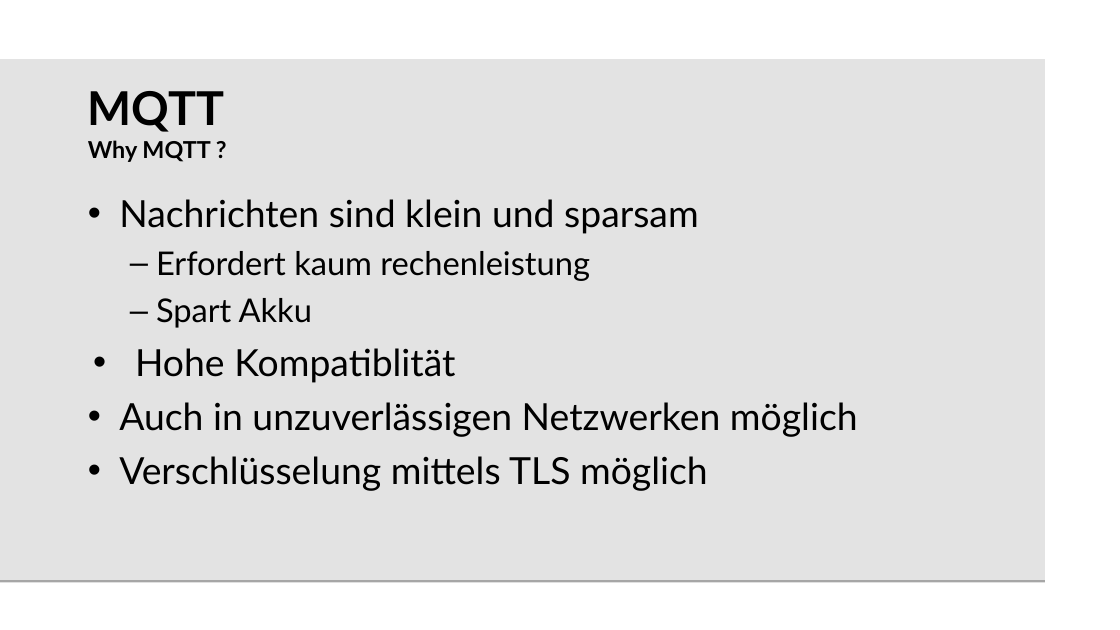
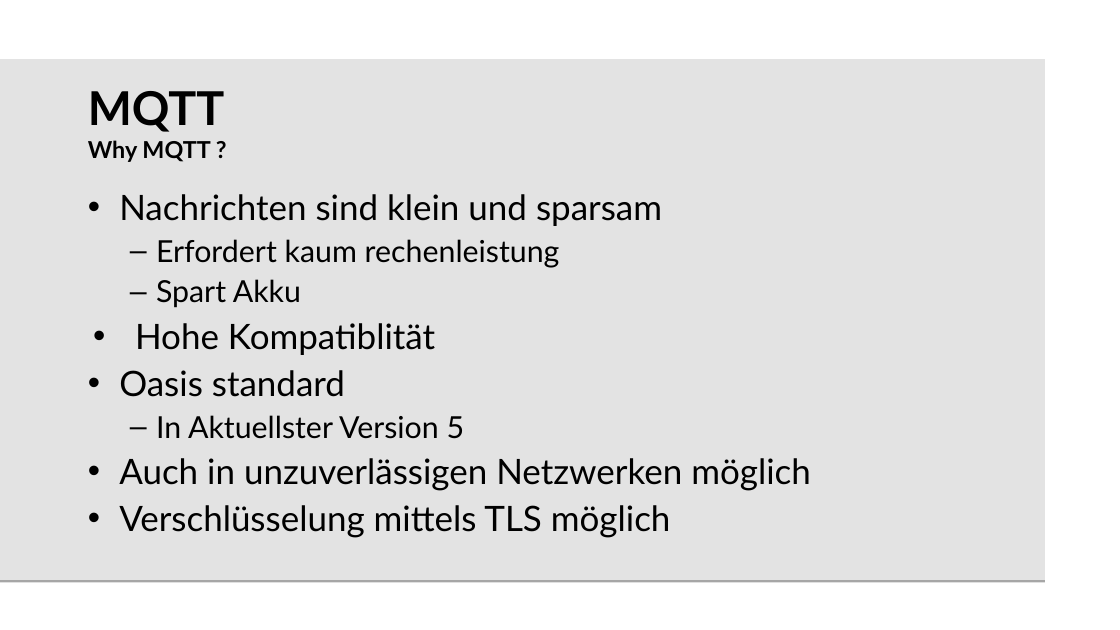
Before and after one commit to elehshl/mqtt_exercise_2021, a slide deck: slide 4 of presentation/MQTT_Exercise.odp. Drawn at 1120x630 pixels with LibreOffice and Linux fonts; fonts in the diff are those of the drawing; background and template pictures are left out. Boxes give left, top, right and bottom in pixels: in the first picture for what was removed or moved away, otherwise in the second. Text is boxed around its words. In the diff, an @@ line names an element or a change of style, - is before the commit and + after.

```diff
--- a/presentation/MQTT_Exercise.odp
+++ b/presentation/MQTT_Exercise.odp
@@ text at [119,194,811,538]: size 32 to 30 pt in "Nachrichten sind klein und sparsam", "Hohe Kompatiblität", "Auch in unzuverlässigen Netzwerken möglich", "Verschlüsselung mittels TLS möglich"; size 28 to 26 pt in "Erfordert kaum rechenleistung", "Spart Akku"; line spacing 1 to 0.9 @@
@@ text at [119,370,465,439]: paragraphs added @@
+• Oasis standard
+  – In Aktuellster Version 5
```
Also in this commit, not shown: 2 other slides changed, 1 slide added.
